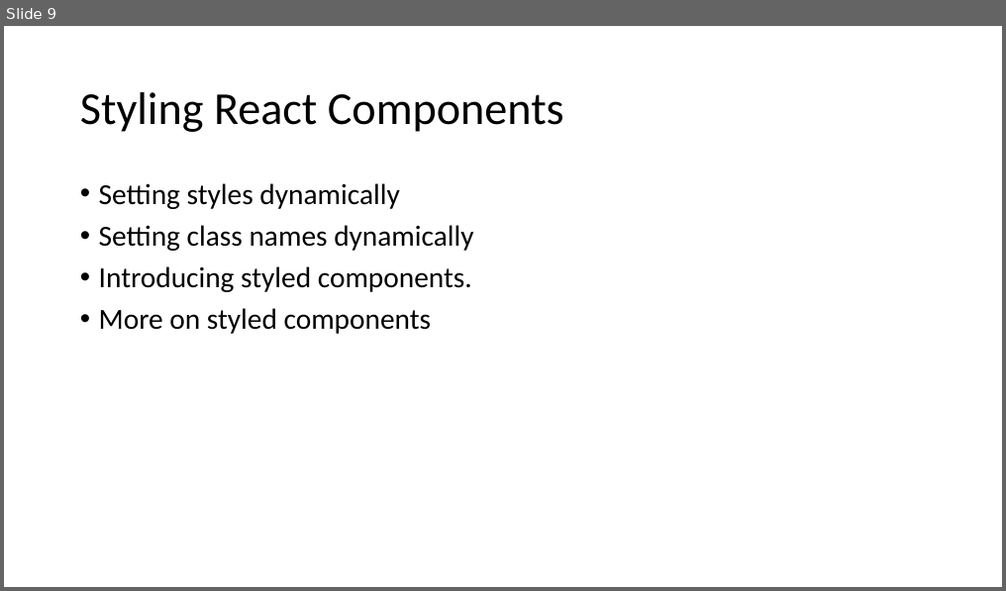
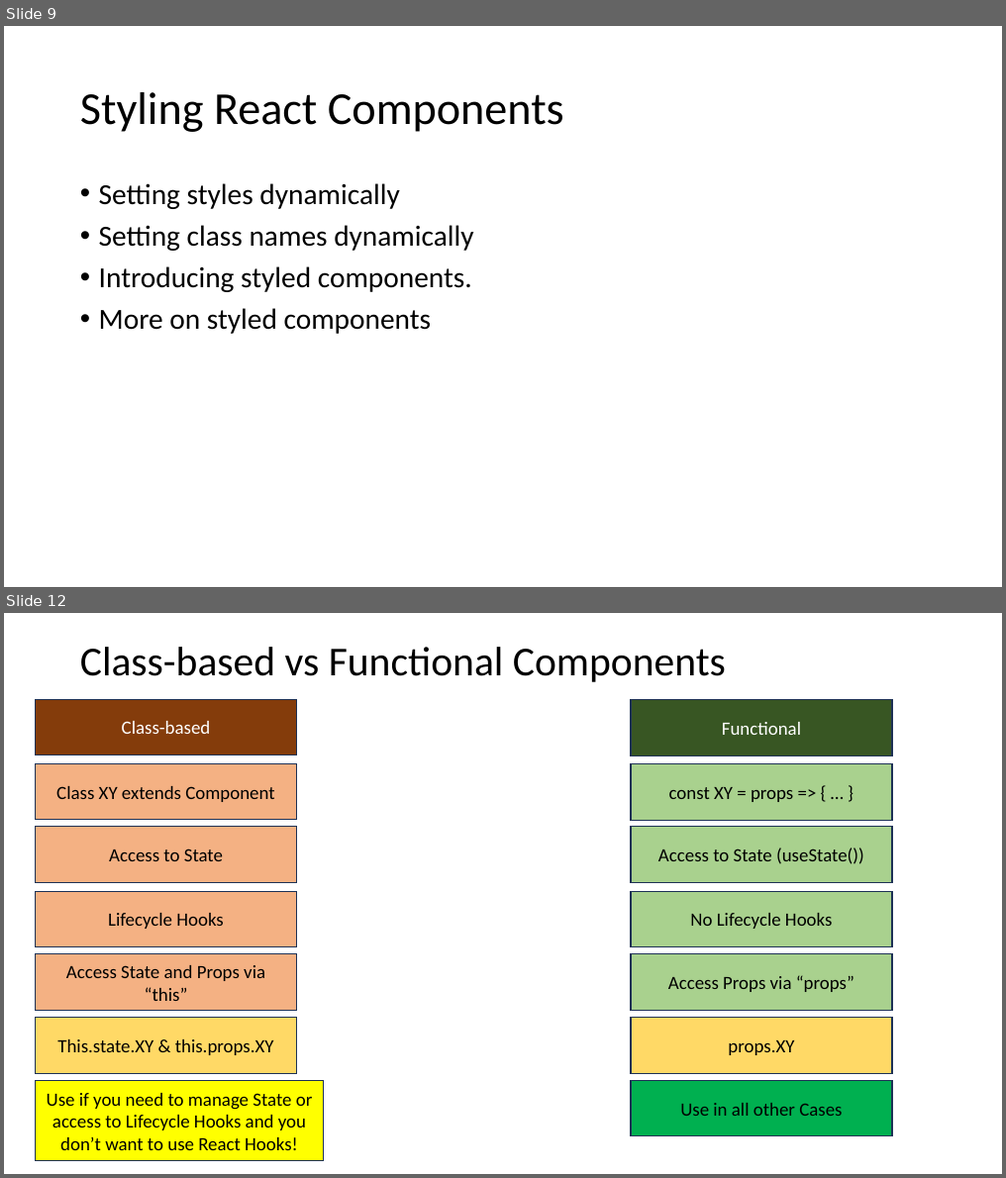
Before and after one commit to PiyushChaturvedii/Batch04, a slide deck: Reactjs.pptx. Shown one above the other, each under a label of ours: slide 9 before the commit, slides 9 and 12 after it; the slides between them are not shown. The pictures are 1006x591 and 1006x1178 pixels, drawn with LibreOffice and Linux fonts; fonts in the diff are those of the drawing. Boxes give left, top, right and bottom in pixels: in the first picture for what was removed or moved away, otherwise in the second. Text is boxed around its words. In the diff, an @@ line names an element or a change of style, - is before the commit and + after.

Commit message:
lifecycleprops

```diff
--- a/Reactjs.pptx
+++ b/Reactjs.pptx
@@ slide 12 added at <box>4,613,1002,1174</box>, background #FFFFFF @@
@@ title added at <box>80,647,726,682</box>, 39.6 pt, text #000000 @@
+Class-based vs Functional Components
@@ rectangle added at <box>36,699,297,756</box>, fill #843C0B, outline #1E3256 1 pt, 18 pt, text #FFFFFF @@
+Class-based
@@ rectangle added at <box>631,700,892,756</box>, fill #385723, outline #1E3256 1 pt, 18 pt, text #FFFFFF @@
+Functional
@@ rectangle added at <box>36,764,297,820</box>, fill #F4B183, outline #1E3256 1 pt, 18 pt, text #000000 @@
+Class XY extends Component
@@ rectangle added at <box>631,764,892,820</box>, fill #A9D18E, outline #1E3256 1 pt, 18 pt, text #000000 @@
+const XY = props => { … }
@@ rectangle added at <box>36,827,297,883</box>, fill #F4B183, outline #1E3256 1 pt, 18 pt, text #000000 @@
+Access to State
@@ rectangle added at <box>631,827,892,883</box>, fill #A9D18E, outline #1E3256 1 pt, 18 pt, text #000000 @@
+Access to State (useState())
@@ rectangle added at <box>36,891,297,948</box>, fill #F4B183, outline #1E3256 1 pt, 18 pt, text #000000 @@
+Lifecycle Hooks
@@ rectangle added at <box>631,891,892,948</box>, fill #A9D18E, outline #1E3256 1 pt, 18 pt, text #000000 @@
+No Lifecycle Hooks
@@ rectangle added at <box>36,955,297,1011</box>, fill #F4B183, outline #1E3256 1 pt, 18 pt, text #000000 @@
+Access State and Props via “this”
@@ rectangle added at <box>631,955,892,1011</box>, fill #A9D18E, outline #1E3256 1 pt, 18 pt, text #000000 @@
+Access Props via “props”
@@ rectangle added at <box>36,1018,297,1074</box>, fill #FFD966, outline #1E3256 1 pt, 18 pt, text #000000 @@
+This.state.XY & this.props.XY
@@ rectangle added at <box>631,1018,892,1074</box>, fill #FFD966, outline #1E3256 1 pt, 18 pt, text #000000 @@
+props.XY
@@ rectangle added at <box>36,1081,324,1161</box>, fill #FFFF00, outline #1E3256 1 pt, 18 pt, text #000000 @@
+Use if you need to manage State or access to Lifecycle Hooks and you don’t want to use React Hooks!
@@ rectangle added at <box>631,1081,892,1137</box>, fill #00B050, outline #1E3256 1 pt, 18 pt, text #000000 @@
+Use in all other Cases
```
Also in this commit, not shown: 5 other slides added, 38 other files.
